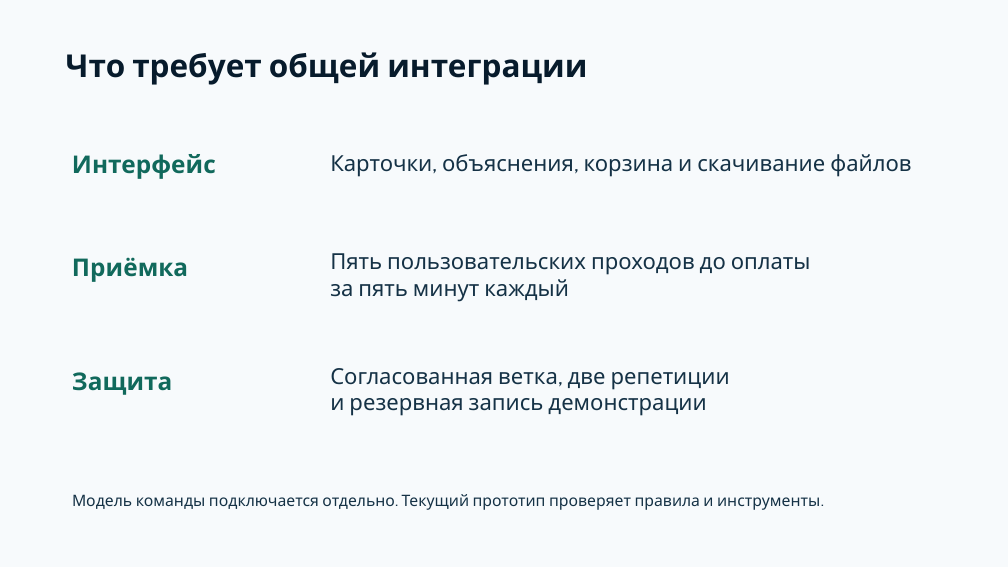
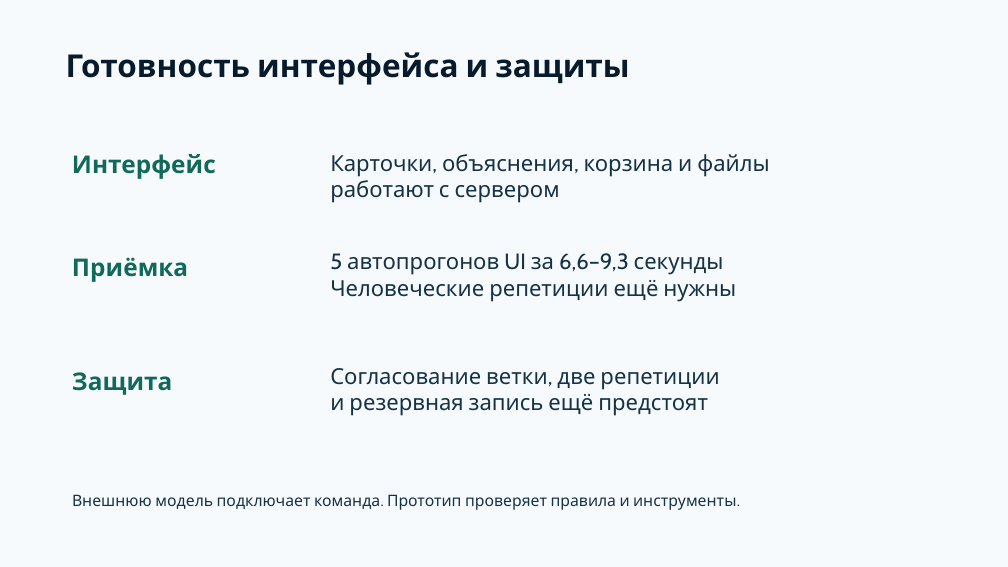
Before and after one commit to Alexeyokey/na-maldivy, a slide deck: slide 8 of docs/defense-slides.pptx. Drawn at 1008x567 pixels with LibreOffice and Linux fonts; fonts in the diff are those of the drawing. Boxes give left, top, right and bottom in pixels: in the first picture for what was removed or moved away, otherwise in the second. Text is boxed around its words. In the diff, an @@ line names an element or a change of style, - is before the commit and + after.

```diff
--- a/docs/defense-slides.pptx
+++ b/docs/defense-slides.pptx
@@ text at [66,52,629,85]: text changed @@
-Что требует общей интеграции
+Готовность интерфейса и защиты
@@ text at [330,154,769,203]: text changed @@
-Карточки, объяснения, корзина и скачивание файлов
+Карточки, объяснения, корзина и файлы
+работают с сервером
@@ text at [330,253,736,302]: text changed @@
-Пять пользовательских проходов до оплаты
-за пять минут каждый
+5 автопрогонов UI за 6,6–9,3 секунды
+Человеческие репетиции ещё нужны
@@ text at [330,368,719,416]: text changed @@
-Согласованная ветка, две репетиции
-и резервная запись демонстрации
+Согласование ветки, две репетиции
+и резервная запись ещё предстоят
@@ text at [72,494,736,510]: text changed @@
-Модель команды подключается отдельно. Текущий прототип проверяет правила и инструменты.
+Внешнюю модель подключает команда. Прототип проверяет правила и инструменты.
```
Also in this commit, not shown: 1 other slide changed, 20 other files.
